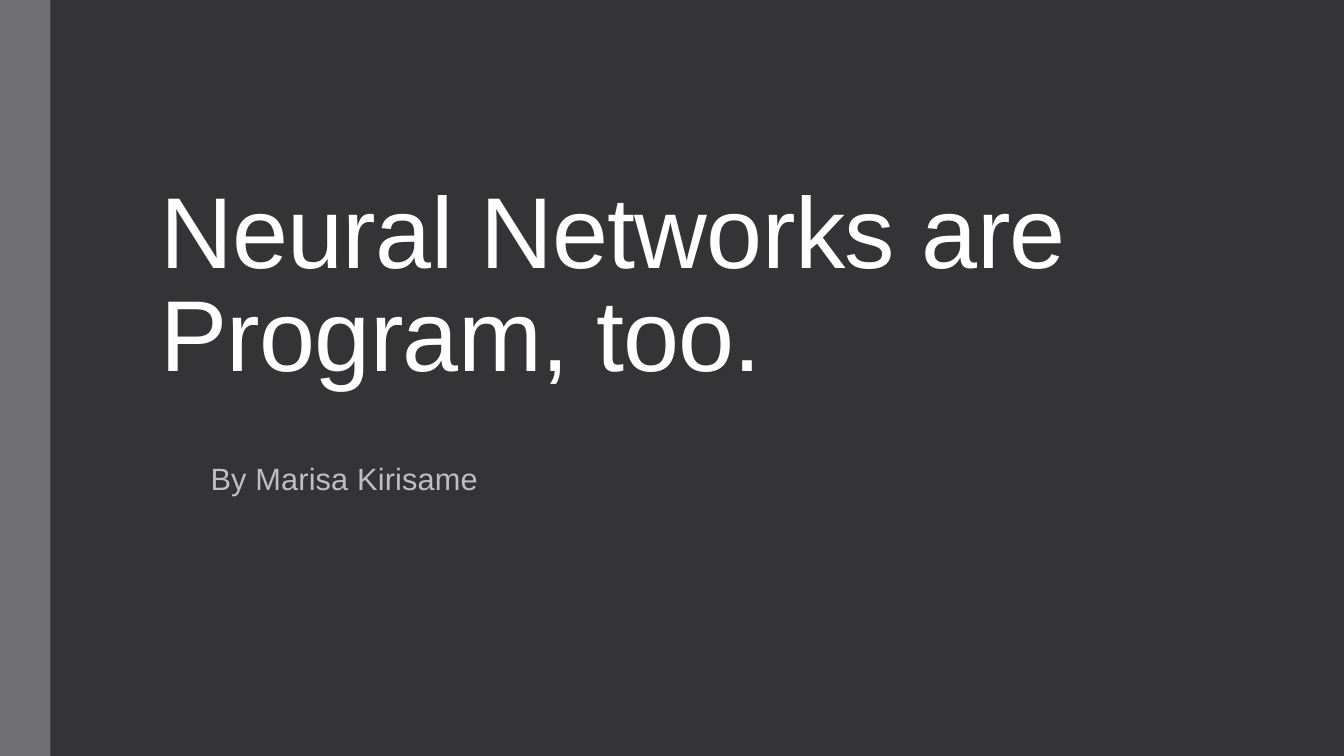
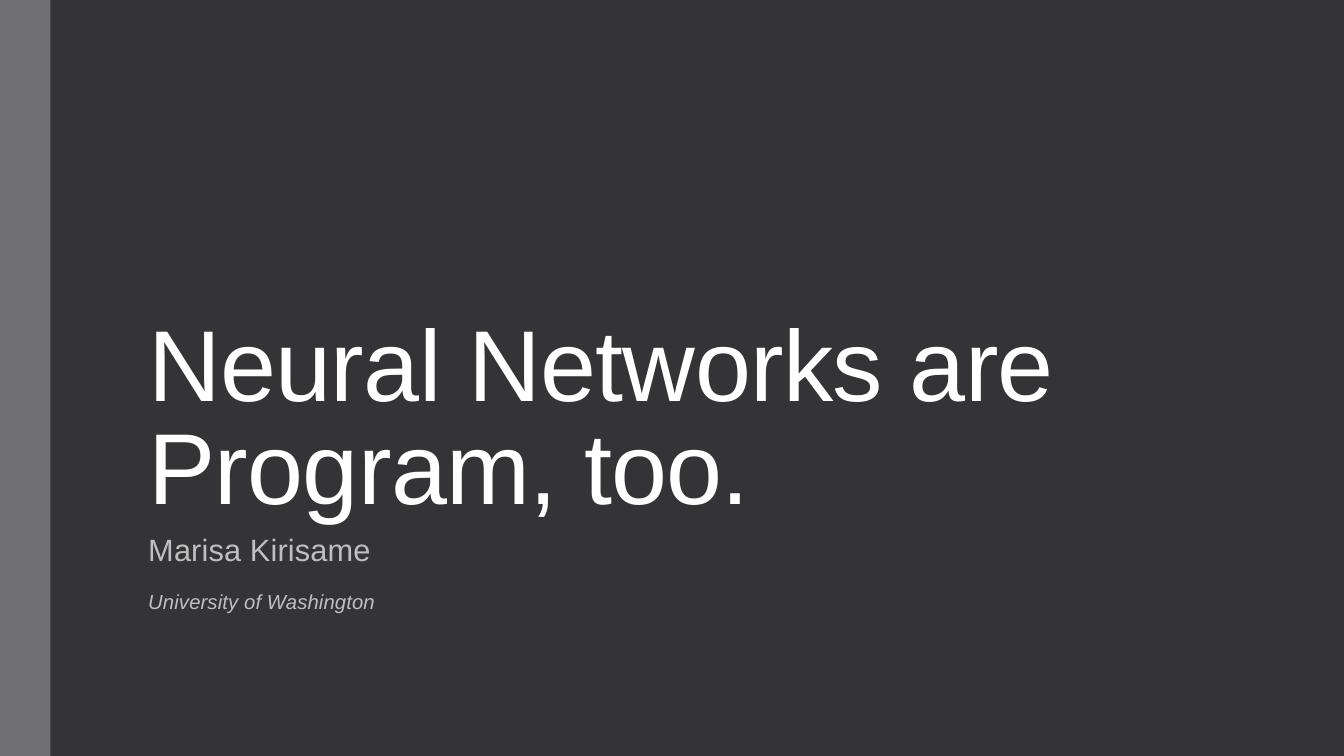
Before and after one commit to ThoughtWorksInc/DeepDarkFantasy, a slide deck: slide 1 of Talk.pptx. Drawn at 1344x756 pixels with LibreOffice and Linux fonts; fonts in the diff are those of the drawing. Boxes give left, top, right and bottom in pixels: in the first picture for what was removed or moved away, otherwise in the second. Text is boxed around its words. In the diff, an @@ line names an element or a change of style, - is before the commit and + after.

```diff
--- a/Talk.pptx
+++ b/Talk.pptx
@@ title "Neural Networks are Program, too.": place and size @@
-title "Neural Networks are Program, too." at (160, 195, 1066, 389)
+title "Neural Networks are Program, too." at (148, 328, 1054, 522)
@@ subtitle "Marisa Kirisame" at (148, 539, 375, 613): vertical alignment middle to top @@
@@ subtitle at (148, 539, 375, 613): text changed; size 24.2 to 16 pt; italic on @@
-By Marisa Kirisame
+Marisa Kirisame
+University of Washington
```
Also in this commit, not shown: 38 other slides changed.
